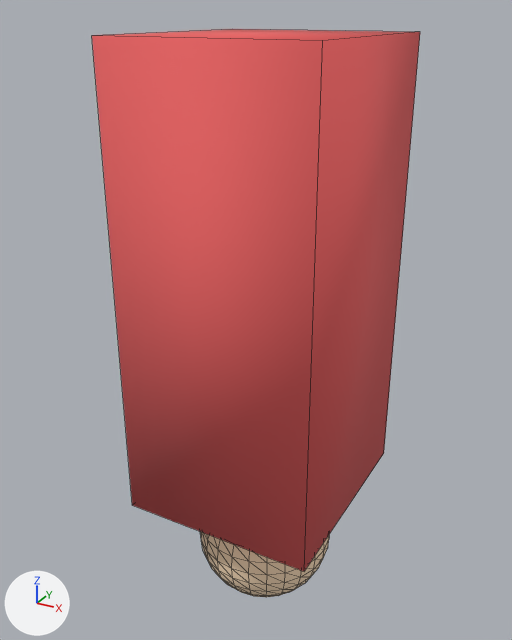
One commit to the OBJ model unity-demo/unity-office-demo/Assets/Resources/MiiArm.obj: the scene before it, then after it.
Rendered twice from a camera (50 mm lens) standing at (0.307, -0.58, 0.12) and looking at (-0.015, 0.006, -0.173). Arrows for +X, +Y and +Z are at lower left; the lights stay in place. The picture after the commit comes second. Mesh edges are drawn as thin lines. Where no turn or scale is listed for an object, it has been applied to the vertices. Vertices at exactly the same position are counted once.

In view in the first picture: 'MiiArm'.
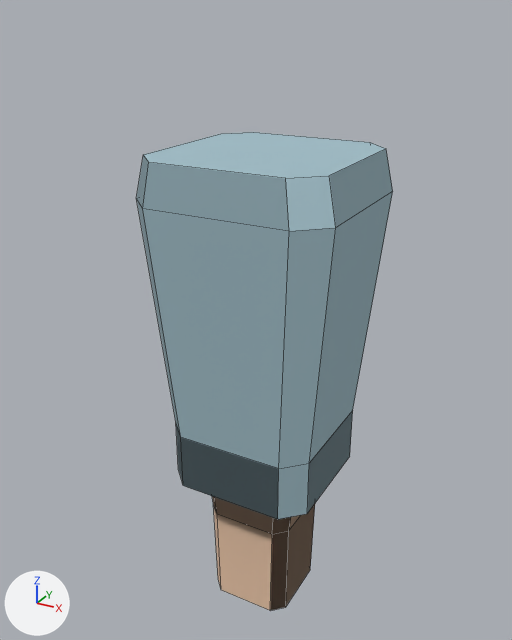
Pixel boxes [x1, y1, x2, y2] of what changed, in the pictures (512 x 640 px):
'MiiArm', recoloured, reshaped (22% narrower, 16% shorter): before [92, 29, 420, 597]; after [136, 132, 393, 611]
part 1 of me_miiarm, rebuilt: before [200, 532, 329, 597]; after [212, 496, 315, 611]
part 2 of me_miiarm, rebuilt (22% narrower, 29% shorter): before [92, 29, 420, 571]; after [136, 132, 393, 519]

Diff of the bpy script that builds the scene:
```diff
--- a/unity-demo/unity-office-demo/Assets/Resources/MiiArm.obj.py
+++ b/unity-demo/unity-office-demo/Assets/Resources/MiiArm.obj.py
@@ mat_shirt @@
 mat_shirt = principled_material('shirt')
-mat_shirt.base_color = (0.82, 0.12, 0.12)  # red #ea6161
+mat_shirt.base_color = (0.34, 0.49, 0.55)  # greyish cyan #9ebac4
 mat_shirt.roughness = 0.911
@@ me_miiarm @@
 # used by ob_miiarm; location = (0.0, 0.0, 0.0)
-me_miiarm.from_pydata(...)  # 370 vertices, 726 faces; spans x -0.1..0.1, y -0.11..0.11, z -0.505..0.1
+me_miiarm.from_pydata(...)  # 56 vertices, 44 faces; spans x -0.099..0.099, y -0.097..0.097, z -0.5..0.0
+# me_miiarm part 1: the loose piece of 362 vertices spanning x -0.075..0.075, y -0.075..0.075, z -0.505..-0.355 is rebuilt with 24 vertices and now spans x -0.053..0.053, y -0.051..0.051, z -0.5..-0.34
+# me_miiarm part 2: the loose piece of 8 vertices spanning x -0.1..0.1, y -0.11..0.11, z -0.36..0.1 is rebuilt with 32 vertices and now spans x -0.099..0.099, y -0.097..0.097, z -0.34..0.0
 me_miiarm.materials.append(mat_skin)
```
